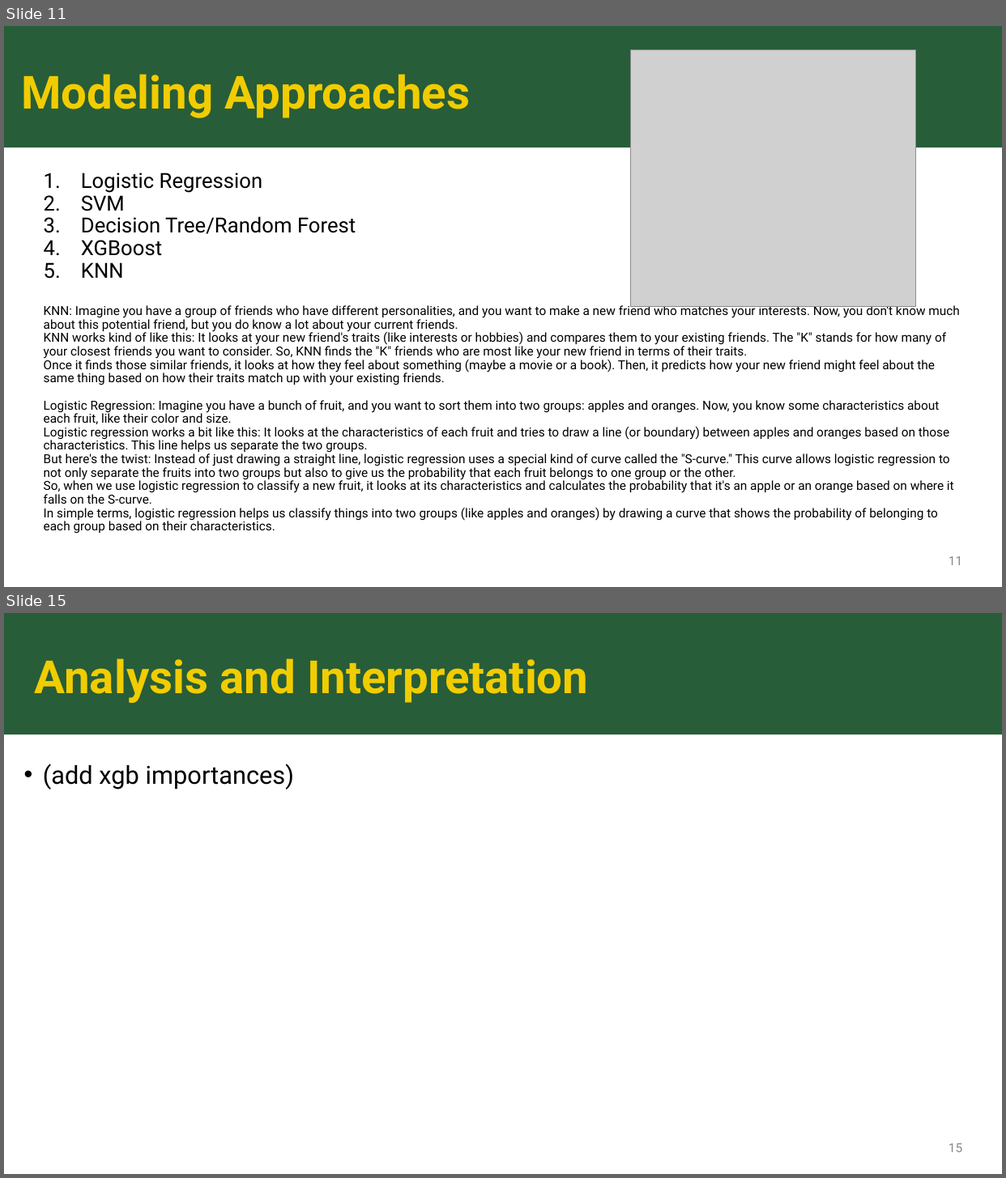
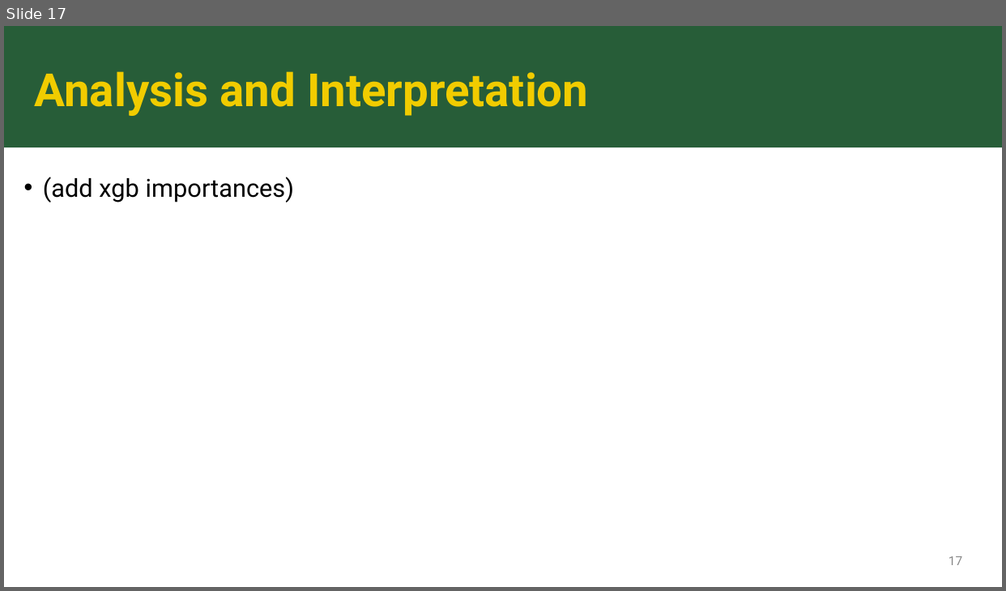
Before and after one commit to sk2003hw/Airline_Delay_and_Cancellation_Analysis, a slide deck: MATH 509_Project Presentation_Draft.pptx. Shown one above the other, each under a label of ours: slides 11 and 15 before the commit, slide 17 after it; the slides between them are not shown. The pictures are 1006x1178 and 1006x591 pixels, drawn with LibreOffice and Linux fonts; fonts in the diff are those of the drawing; grey boxes stand for pictures. Boxes give left, top, right and bottom in pixels: in the first picture for what was removed or moved away, otherwise in the second. Text is boxed around its words. In the diff, an @@ line names an element or a change of style, - is before the commit and + after.

```diff
--- a/MATH 509_Project Presentation_Draft.pptx
+++ b/MATH 509_Project Presentation_Draft.pptx
@@ slide 11 removed at [4, 26, 1002, 587], background #FFFFFF; not listed: 1 template element that a slide beside it also shows @@
@@ title removed at [21, 74, 471, 118] @@
-Modeling Approaches
@@ picture removed at [631, 50, 916, 307] @@
@@ text removed at [44, 173, 959, 534] @@
-1. Logistic Regression
-2. SVM
-3. Decision Tree/Random Forest
-4. XGBoost
-5. KNN
-KNN: Imagine you have a group of friends who have different personalities, and you want to make a new friend who matches your interests. Now, you don't know much about this potential friend, but you do know a lot about your current friends.
-KNN works kind of like this: It looks at your new friend's traits (like interests or hobbies) and compares them to your existing friends. The "K" stands for how many of your closest friends you want to consider. So, KNN finds the "K" friends who are most like your new friend in terms of their traits.
-Once it finds those similar friends, it looks at how they feel about something (maybe a movie or a book). Then, it predicts how your new friend might feel about the same thing based on how their traits match up with your existing friends.
-Logistic Regression: Imagine you have a bunch of fruit, and you want to sort them into two groups: apples and oranges. Now, you know some characteristics about each fruit, like their color and size.
-Logistic regression works a bit like this: It looks at the characteristics of each fruit and tries to draw a line (or boundary) between apples and oranges based on those characteristics. This line helps us separate the two groups.
-But here's the twist: Instead of just drawing a straight line, logistic regression uses a special kind of curve called the "S-curve." This curve allows logistic regression to not only separate the fruits into two groups but also to give us the probability that each fruit belongs to one group or the other.
-So, when we use logistic regression to classify a new fruit, it looks at its characteristics and calculates the probability that it's an apple or an orange based on where it falls on the S-curve.
-In simple terms, logistic regression helps us classify things into two groups (like apples and oranges) by drawing a curve that shows the probability of belonging to each group based on their characteristics.
@@ page number removed at [948, 557, 962, 565] @@
-11
@@ what was slide 15 is now slide 17 @@
@@ page number at [948, 557, 962, 565]: text changed @@
-15
+17
```
Also in this commit, not shown: 9 slides changed, 6 slides added, 3 other slides removed.
